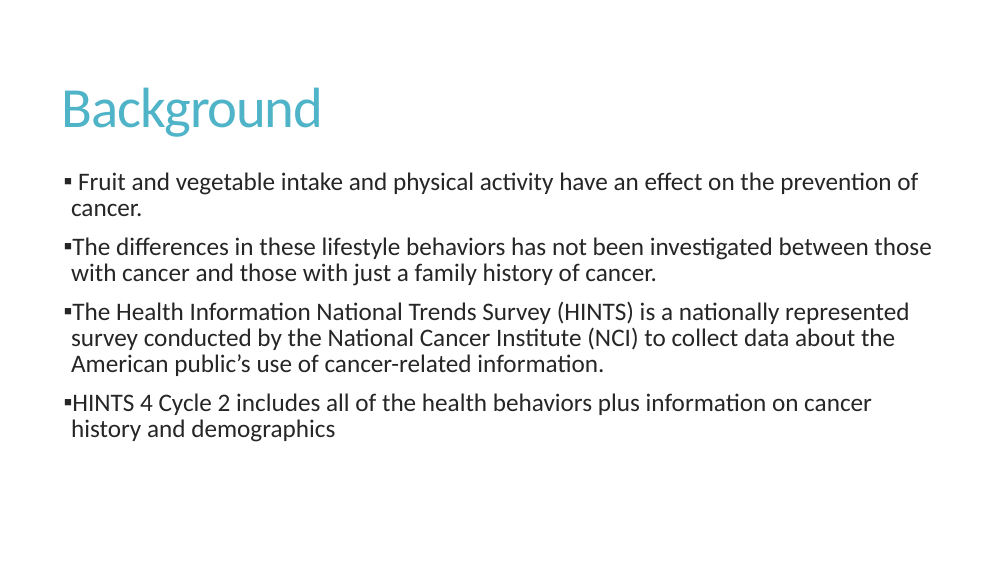
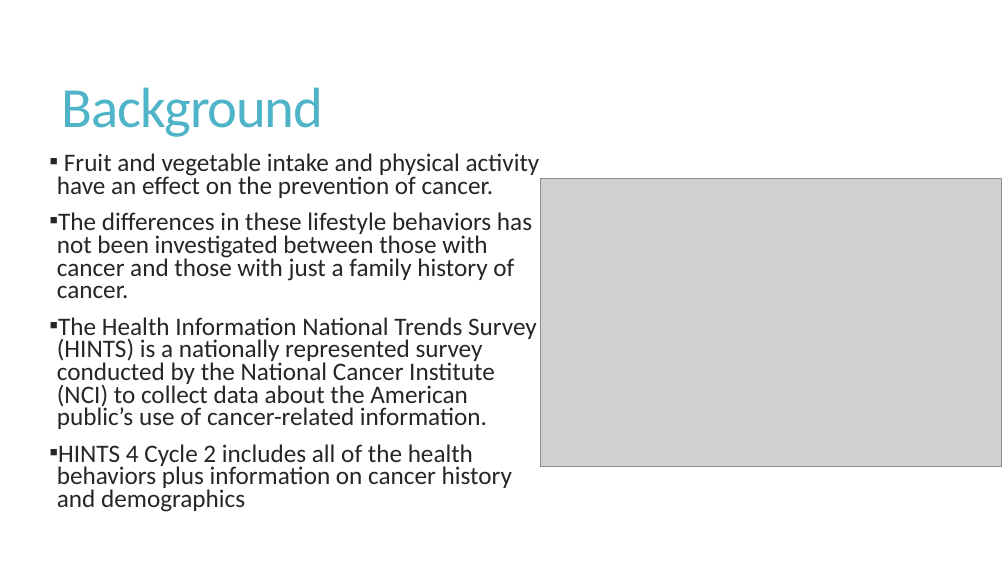
Before and after one commit to jfredia12/FInal-Project, a slide deck: slide 2 of Presentation NRSG 741.pptx. Drawn at 1008x567 pixels with LibreOffice and Linux fonts; fonts in the diff are those of the drawing; grey boxes stand for pictures. Boxes give left, top, right and bottom in pixels: in the first picture for what was removed or moved away, otherwise in the second. Text is boxed around its words. In the diff, an @@ line names an element or a change of style, - is before the commit and + after.

```diff
--- a/Presentation NRSG 741.pptx
+++ b/Presentation NRSG 741.pptx
@@ text "Fruit and vegetable intake and ...": place and size @@
-text "Fruit and vegetable intake and ..." at (71, 172, 931, 442)
+text "Fruit and vegetable intake and ..." at (57, 153, 540, 512)
@@ text "Fruit and vegetable intake and ..." at (57, 153, 540, 512): line spacing 0.85 to 0.75 @@
@@ picture added at (540, 178, 1001, 467) @@
```
Also in this commit, not shown: 2 other slides changed, 7 slides added, 3 slides removed, 1 other file.
